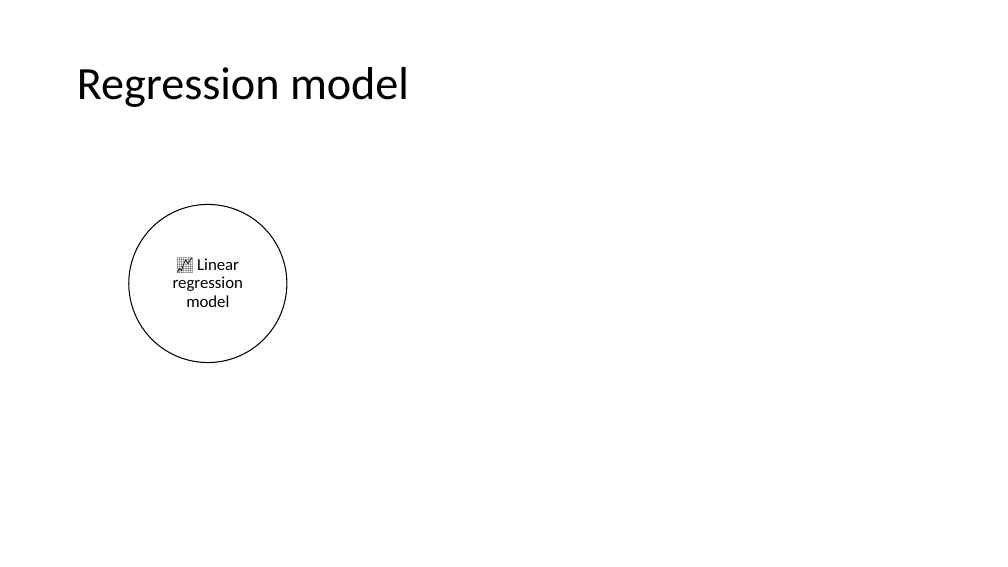
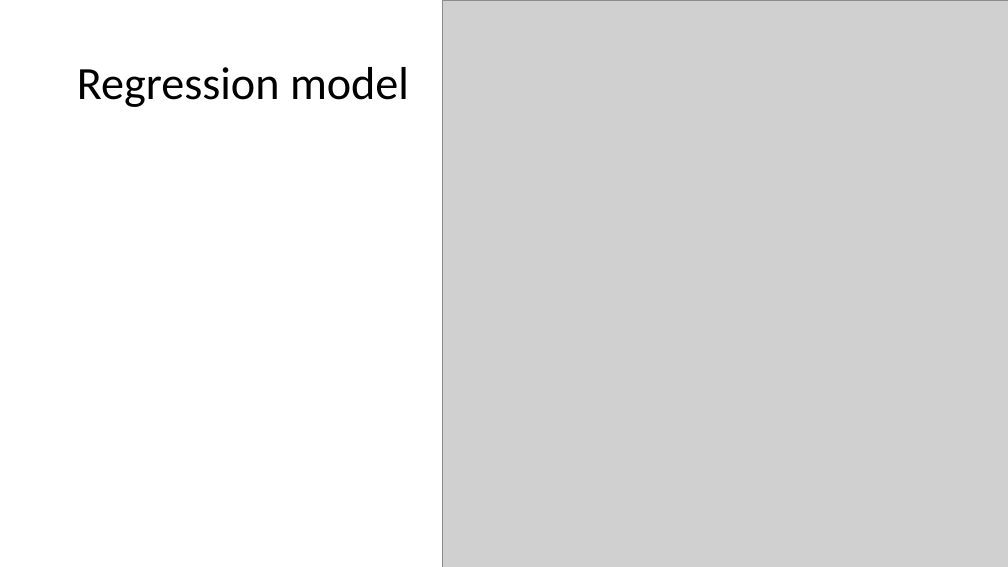
Before and after one commit to Phophism/python_project, a slide deck: slide 12 of Presentation.pptx. Drawn at 1008x567 pixels with LibreOffice and Linux fonts; fonts in the diff are those of the drawing; grey boxes stand for pictures. Boxes give left, top, right and bottom in pixels: in the first picture for what was removed or moved away, otherwise in the second. Text is boxed around its words. In the diff, an @@ line names an element or a change of style, - is before the commit and + after.

Commit message:
Update presentation slide and ratio in ploynomial regression.

```diff
--- a/Presentation.pptx
+++ b/Presentation.pptx
@@ picture added at box(442, 0, 1008, 567) @@
@@ ellipse removed at box(129, 204, 287, 362) @@
@@ text removed at box(173, 258, 243, 307) @@
-📈 Linear regression model
```
Also in this commit, not shown: 4 other slides changed, 5 slides added, 3 slides removed, 1 other file.
